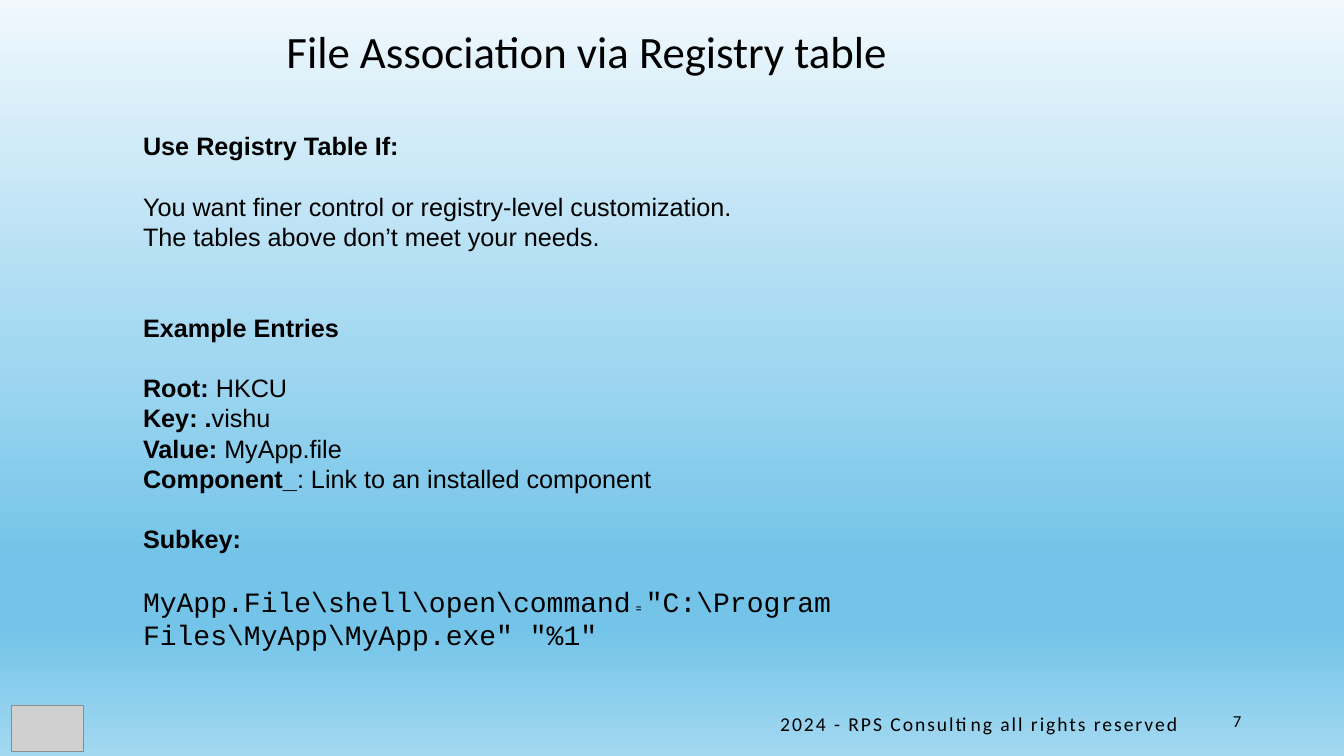
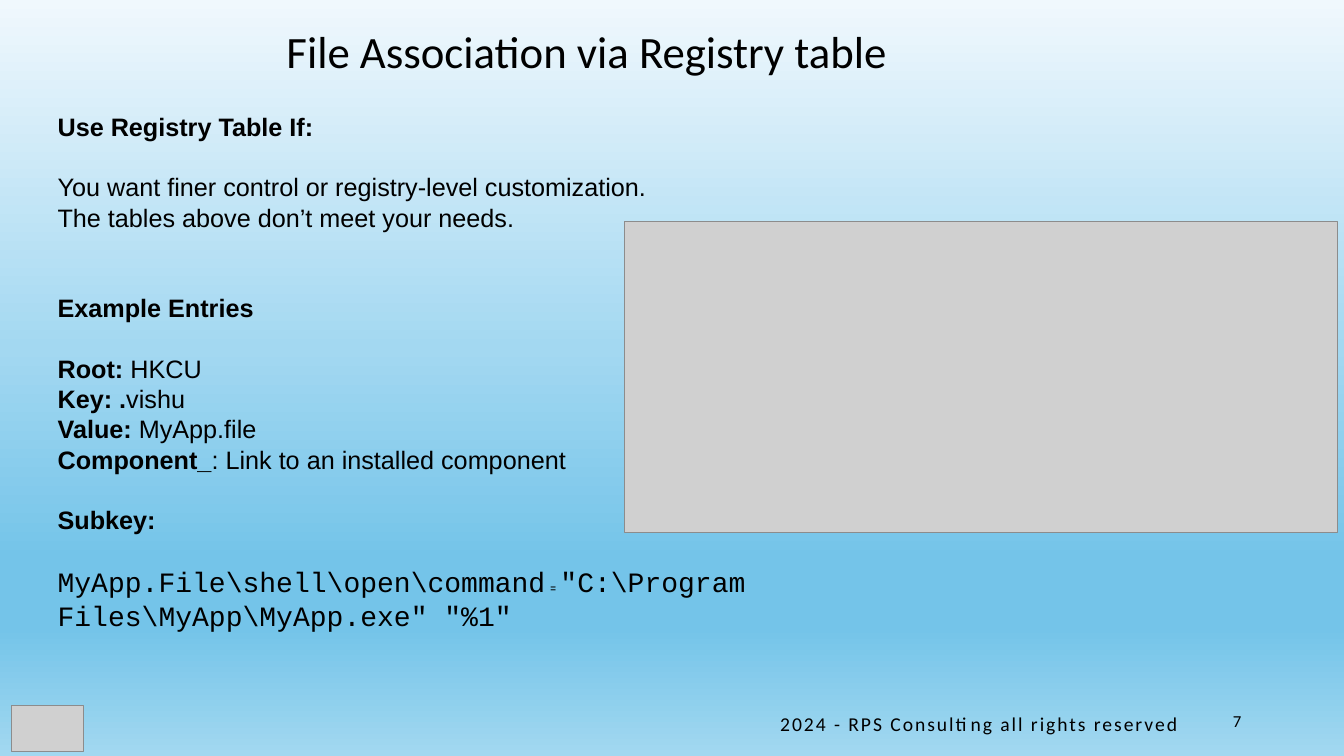
Before and after one commit to royaldevlopers/Capstone-project, a slide deck: slide 7 of project/presentation/29109_project_1_Add_File_Association_Via_MSI.pptx. Drawn at 1344x756 pixels with LibreOffice and Linux fonts; fonts in the diff are those of the drawing; grey boxes stand for pictures. Boxes give left, top, right and bottom in pixels: in the first picture for what was removed or moved away, otherwise in the second. Text is boxed around its words. In the diff, an @@ line names an element or a change of style, - is before the commit and + after.

```diff
--- a/project/presentation/29109_project_1_Add_File_Association_Via_MSI.pptx
+++ b/project/presentation/29109_project_1_Add_File_Association_Via_MSI.pptx
@@ text "Use Registry Table If:": place and size @@
-text "Use Registry Table If:" at (143, 136, 831, 651)
+text "Use Registry Table If:" at (58, 117, 745, 632)
@@ picture added at (624, 221, 1337, 532) @@
```
Also in this commit, not shown: 1 other slide changed.
